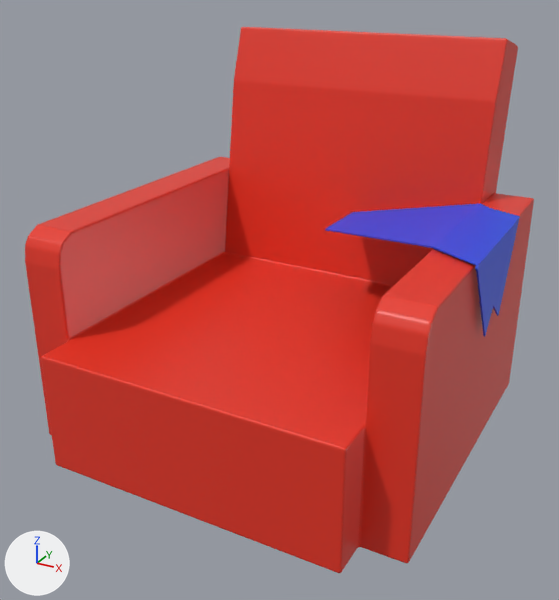
One commit to the Blender file couch.blend: the scene before it, then after it.
Both versions are drawn from a 50 mm camera at (2.24, -4.15, 2.96) aimed at (-0.01, -0.07, 0.91). The lights are fixed; the arrows at lower left show +X, +Y and +Z.

The first picture shows 'Cloth', 'Couch'.
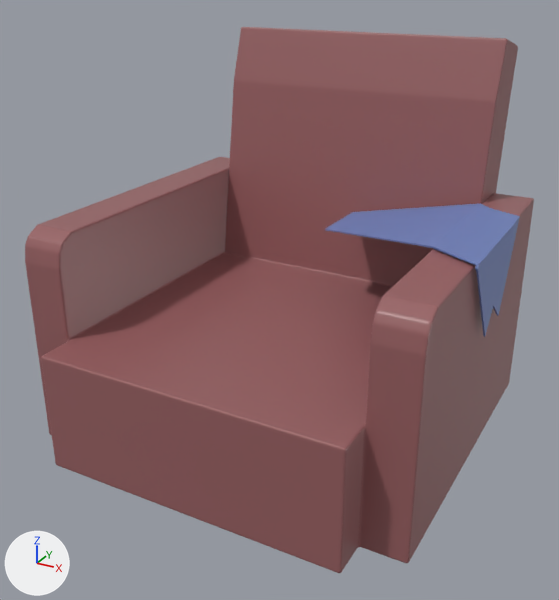
Commit message: Update couch.blend
fixed colors

The change, as JSON lines over the scene's bpy script:
```json
{"op": "set", "path": "mat_material.base_color", "old": "(0.8, 0.0366, 0.0177)", "new": "(0.311, 0.118, 0.122)", "note": "red #e73624 -> brown #976062"}
{"op": "set", "path": "mat_material_001.base_color", "old": "(0.0204, 0.0778, 0.8)", "new": "(0.164, 0.231, 0.519)", "note": "blue #274fe7 -> blue #7184bf"}
```

Location of each change, [x1, y1, x2, y2] in pixels of the pictures (559 x 600 px):
```json
{"object": "Couch", "change": "recoloured", "before": [25, 27, 534, 573], "after": [25, 27, 534, 573], "on screen": "red to brown"}
{"object": "Cloth", "change": "recoloured", "before": [325, 203, 520, 337], "after": [325, 203, 520, 337]}
```
